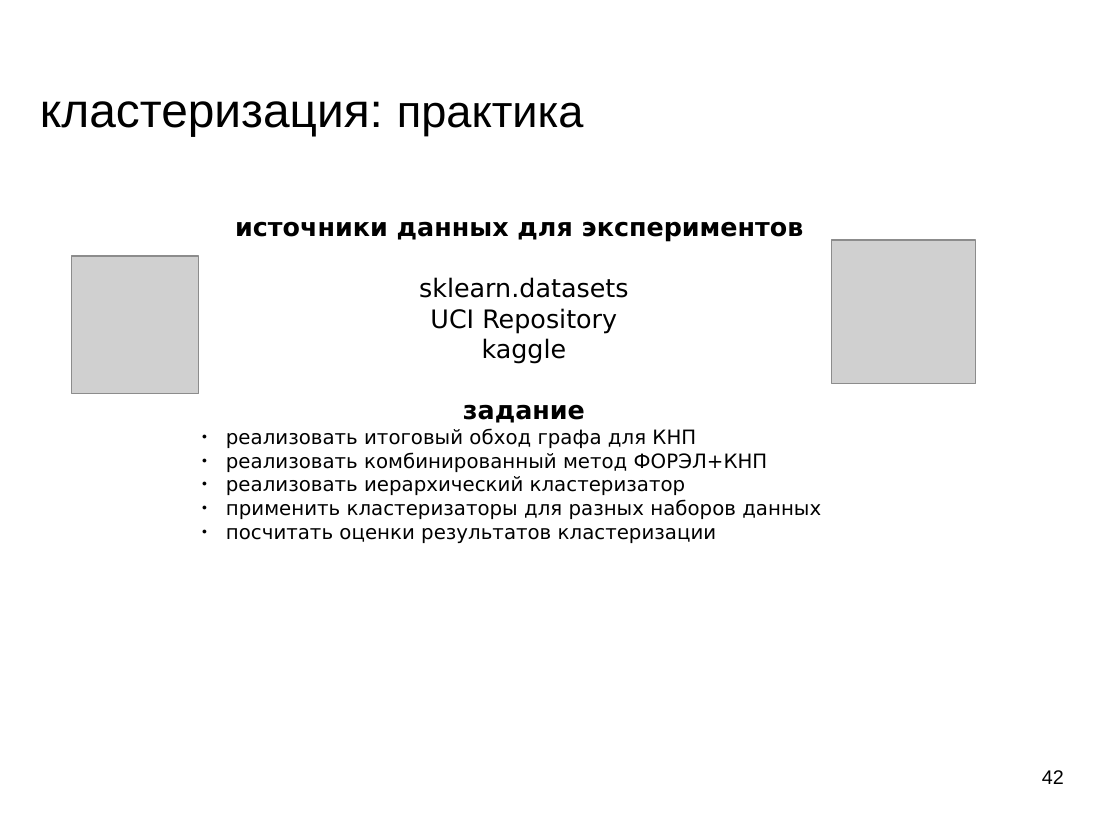
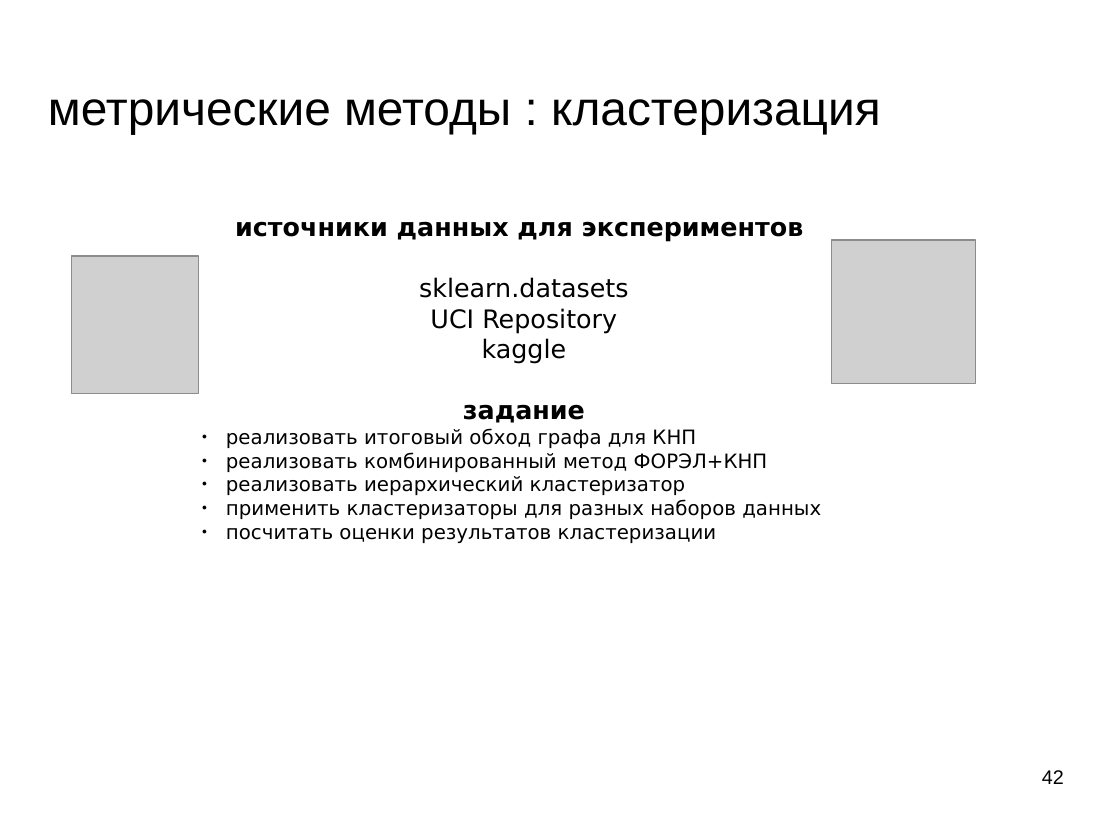
Before and after one commit to mechanoid5/ml_lectorium_legacy, a slide deck: slide 42 of 04-cluster.odp. Drawn at 1120x840 pixels with LibreOffice and Linux fonts; fonts in the diff are those of the drawing; grey boxes stand for pictures; background and template pictures are left out. Boxes give left, top, right and bottom in pixels: in the first picture for what was removed or moved away, otherwise in the second. Text is boxed around its words. In the diff, an @@ line names an element or a change of style, - is before the commit and + after.

```diff
--- a/04-cluster.odp
+++ b/04-cluster.odp
@@ title at [48,99,881,134]: text changed @@
-кластеризация: практика
+метрические методы : кластеризация
```
Also in this commit, not shown: 39 other slides changed, 3 other files.
